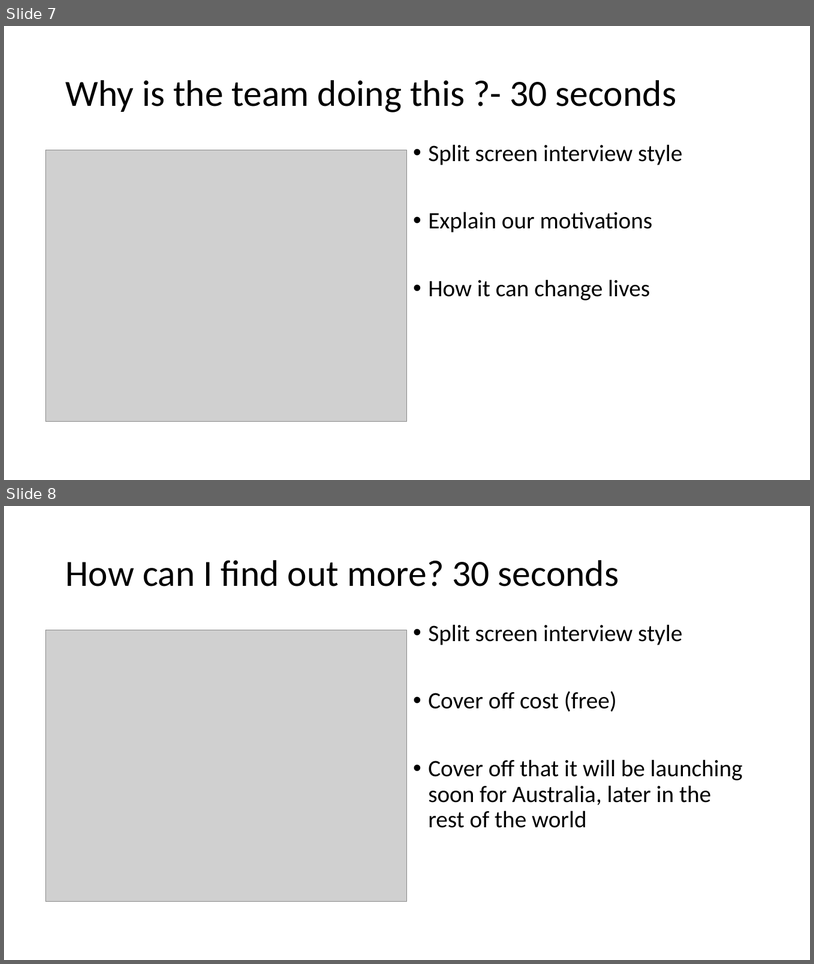
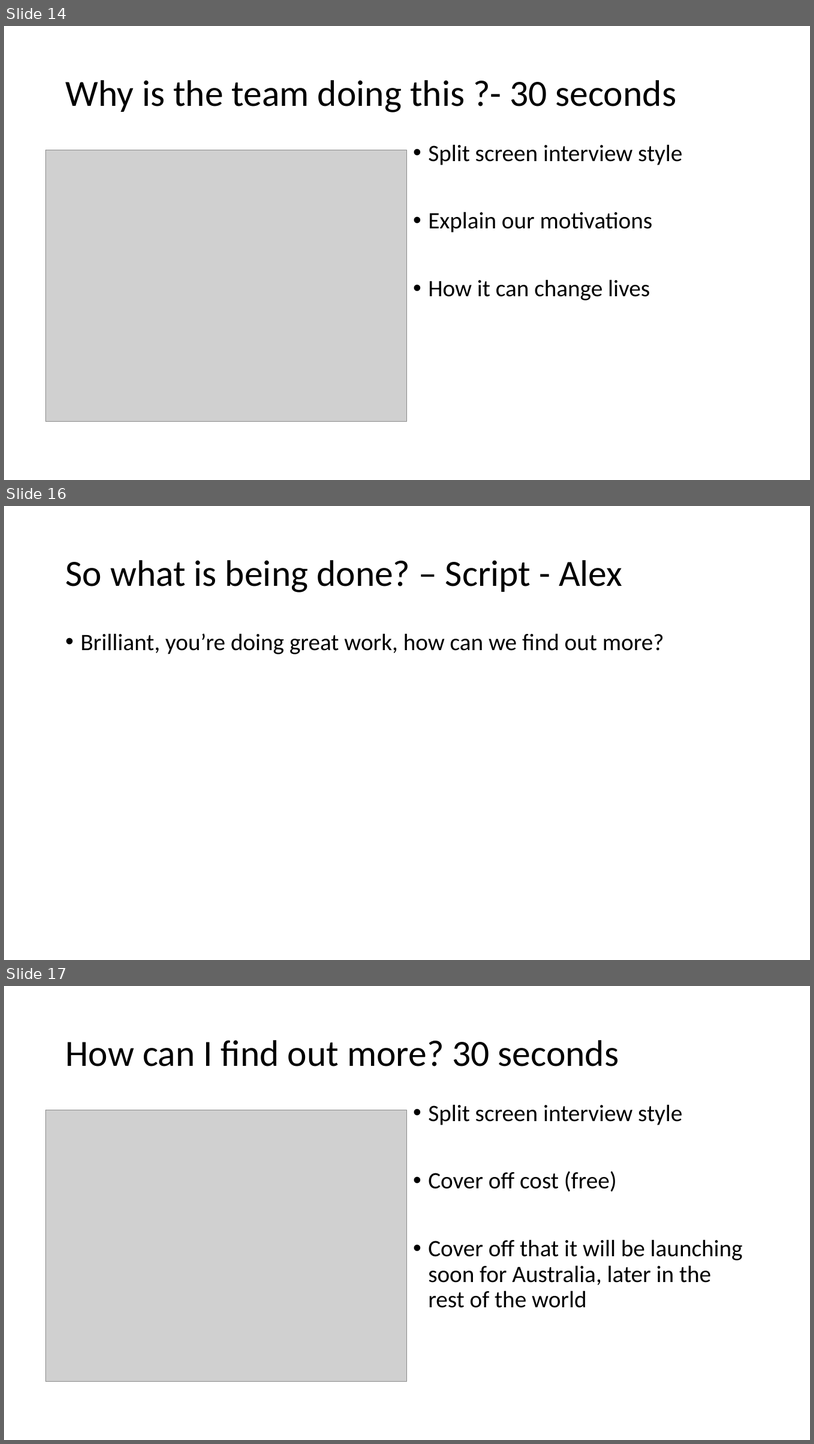
Before and after one commit to Brandon-M-Tech/Project-Assignment-3, a slide deck: storyboard-draft.pptx. Shown one above the other, each under a label of ours: slides 7 and 8 before the commit, slides 14, 16 and 17 after it; the slides between them are not shown. The pictures are 814x964 and 814x1444 pixels, drawn with LibreOffice and Linux fonts; fonts in the diff are those of the drawing; grey boxes stand for pictures. Boxes give left, top, right and bottom in pixels: in the first picture for what was removed or moved away, otherwise in the second. Text is boxed around its words. In the diff, an @@ line names an element or a change of style, - is before the commit and + after.

Commit message:
updated storyboard with draft script

```diff
--- a/storyboard-draft.pptx
+++ b/storyboard-draft.pptx
@@ slide 16 added at (x1=4, y1=506, x2=810, y2=960), background #FFFFFF @@
@@ title added at (x1=65, y1=560, x2=623, y2=592), 44 pt, text #000000 @@
+So what is being done? – Script - Alex
@@ text added at (x1=81, y1=633, x2=665, y2=654), 28 pt, text #000000 @@
+• Brilliant, you’re doing great work, how can we find out more?
@@ what was slide 7 is now slide 14 @@
@@ what was slide 8 is now slide 17 @@
```
Also in this commit, not shown: 10 other slides added.
